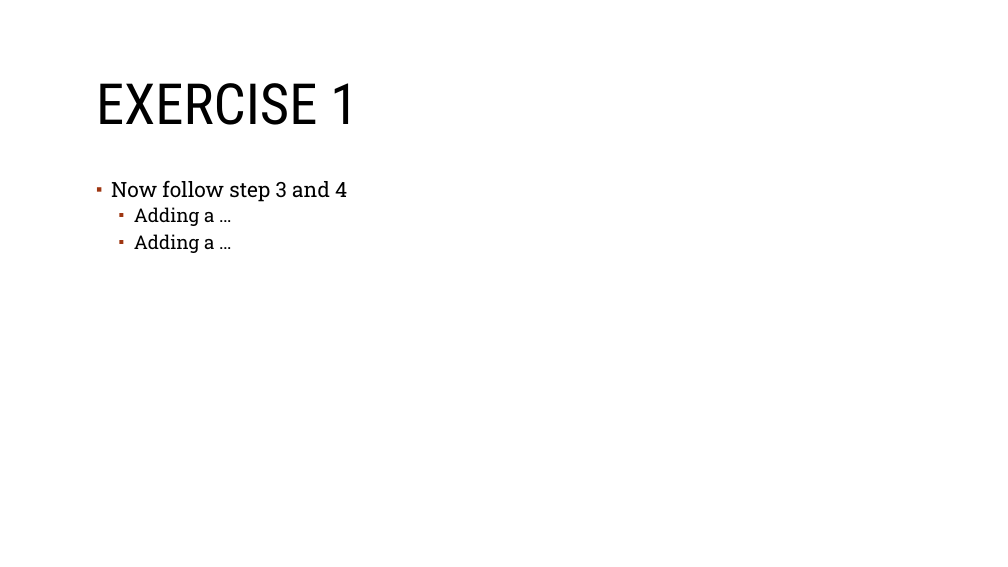
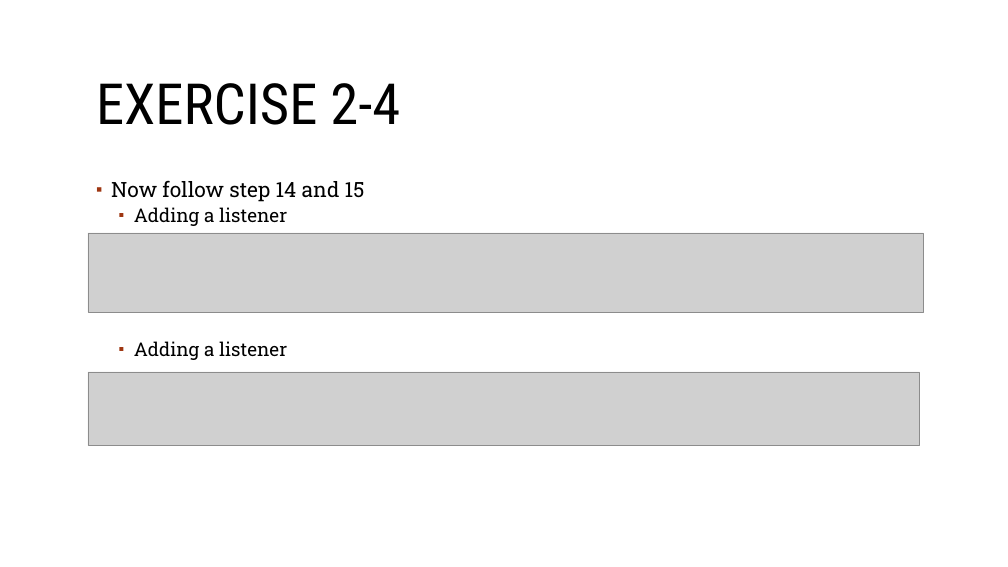
Before and after one commit to sebivenlo/Vaadin-workshop, a slide deck: slide 24 of Documentation/Frontend-technologies.odp (slide 6 before the commit). Drawn at 1008x567 pixels with LibreOffice and Linux fonts; fonts in the diff are those of the drawing; grey boxes stand for pictures; background and template pictures are left out. Boxes give left, top, right and bottom in pixels: in the first picture for what was removed or moved away, otherwise in the second. Text is boxed around its words. In the diff, an @@ line names an element or a change of style, - is before the commit and + after.

```diff
--- a/Documentation/Frontend-technologies.odp
+++ b/Documentation/Frontend-technologies.odp
@@ title at (96, 83, 400, 125): text changed @@
-EXERCISE 1
+EXERCISE 2-4
@@ text at (111, 180, 365, 360): text changed; size 20 to 18 pt @@
-▪ Now follow step 3 and 4
-  ▪ Adding a …
-  ▪ Adding a …
+▪ Now follow step 14 and 15
+  ▪ Adding a listener
+  ▪ Adding a listener
@@ picture added at (88, 233, 923, 312) @@
@@ picture added at (88, 372, 920, 445) @@
```
Also in this commit, not shown: 9 other slides changed, 10 slides added, 2 slides removed, 5 other files.
